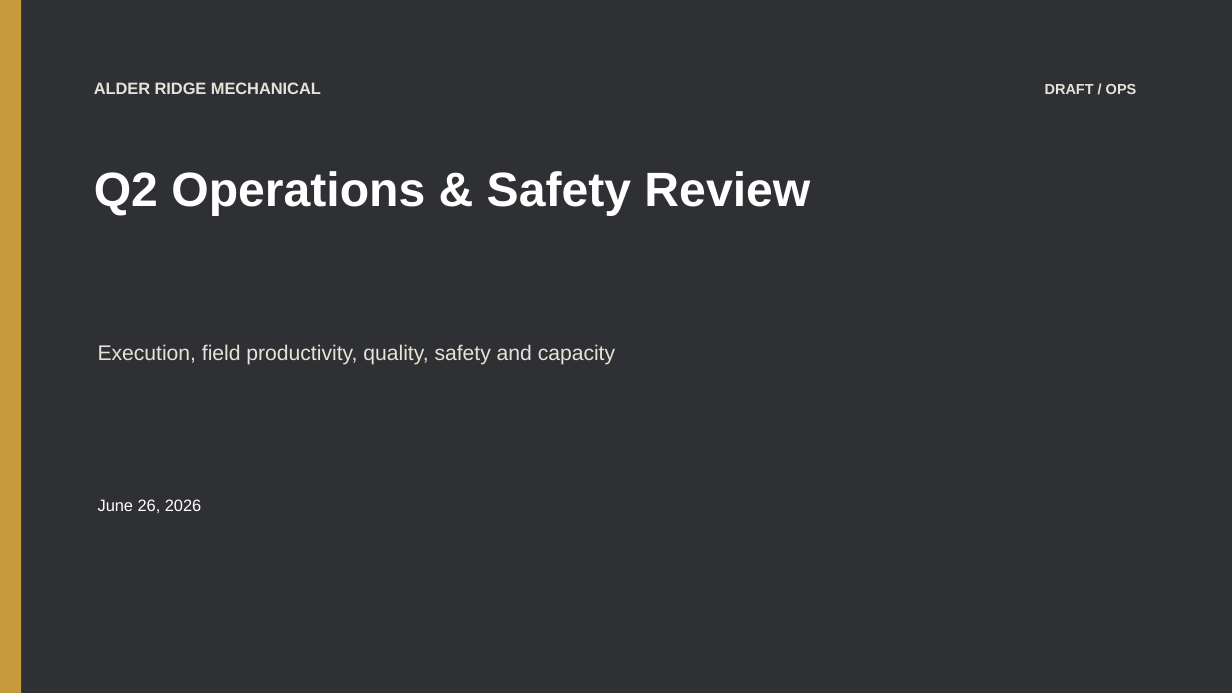
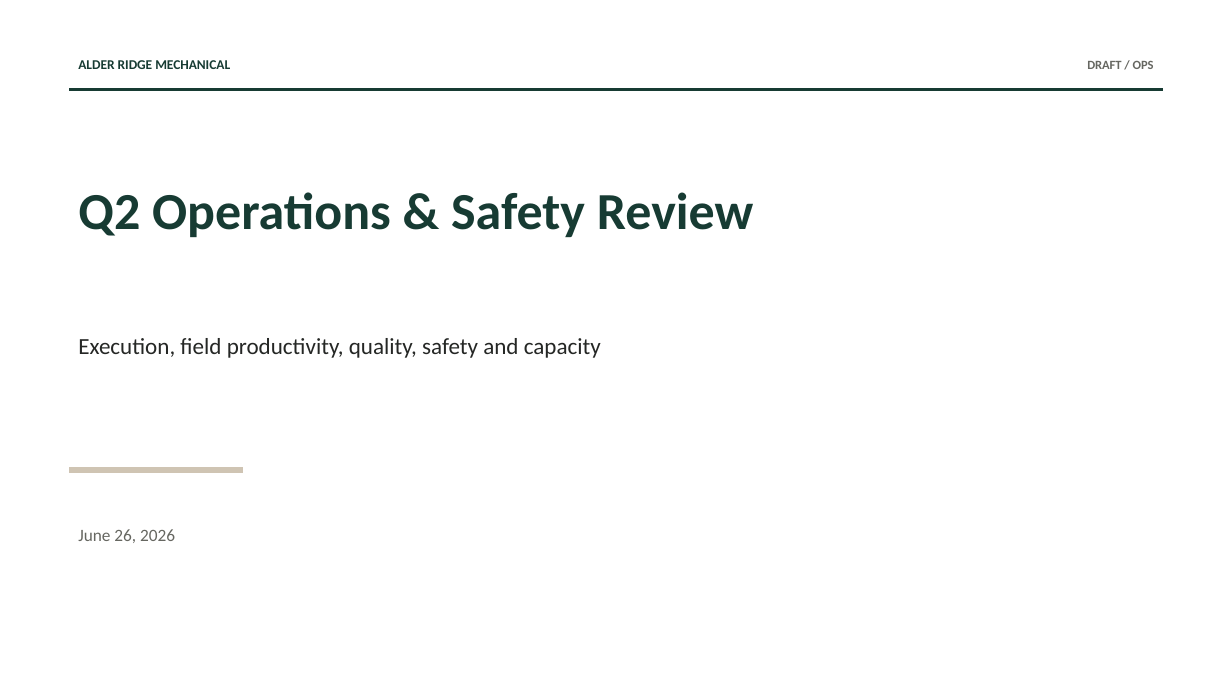
Before and after one commit to Sureform-YC-X25/alder-ridge-sample-tasks, a slide deck: slide 1 of environment/seed/sources/Shared/Operations/Quarterly Reviews/Q2 ops + safety review - 6.26 draft.pptx. Drawn at 1232x693 pixels with LibreOffice and Linux fonts; fonts in the diff are those of the drawing. Boxes give left, top, right and bottom in pixels: in the first picture for what was removed or moved away, otherwise in the second. Text is boxed around its words. In the diff, an @@ line names an element or a change of style, - is before the commit and + after.

```diff
--- a/environment/seed/sources/Shared/Operations/Quarterly Reviews/Q2 ops + safety review - 6.26 draft.pptx
+++ b/environment/seed/sources/Shared/Operations/Quarterly Reviews/Q2 ops + safety review - 6.26 draft.pptx
@@ background #2F3033 to #FFFFFF @@
@@ rectangle removed at [0, 0, 21, 693] @@
@@ text "ALDER RIDGE MECHANICAL": place and size @@
-text "ALDER RIDGE MECHANICAL" at [94, 82, 321, 94]
+text "ALDER RIDGE MECHANICAL" at [78, 60, 230, 69]
@@ text "ALDER RIDGE MECHANICAL" at [78, 60, 230, 69]: size 12.8 to 10.5 pt, font Arial to Calibri, text colour #E7E2D8 to #173B33 @@
@@ text "DRAFT / OPS": place and size @@
-text "DRAFT / OPS" at [1045, 84, 1137, 94]
+text "DRAFT / OPS" at [1087, 61, 1154, 69]
@@ text "DRAFT / OPS" at [1087, 61, 1154, 69]: size 11.2 to 9.8 pt, font Arial to Calibri, text colour #E7E2D8 to #666761 @@
@@ rectangle added at [69, 89, 1163, 91], fill #173B33, outline #173B33 0 pt @@
@@ text "Q2 Operations & Safety Review": place and size @@
-text "Q2 Operations & Safety Review" at [94, 171, 810, 216]
+text "Q2 Operations & Safety Review" at [78, 192, 754, 238]
@@ text "Q2 Operations & Safety Review" at [78, 192, 754, 238]: size 37.5 to 40.5 pt, font Arial to Calibri, text colour #FFFFFF to #173B33 @@
@@ text "Execution, field productivity, quality, safety ...": place and size @@
-text "Execution, field productivity, quality, safety ..." at [98, 344, 615, 365]
+text "Execution, field productivity, quality, safety ..." at [78, 338, 601, 358]
@@ text "Execution, field productivity, quality, safety ..." at [78, 338, 601, 358]: size 16.5 to 18 pt, font Arial to Calibri, text colour #E7E2D8 to #252725 @@
@@ rectangle added at [69, 468, 243, 472], fill #CFC4B3, outline #CFC4B3 0 pt @@
@@ text "June 26, 2026": place and size @@
-text "June 26, 2026" at [98, 499, 201, 513]
+text "June 26, 2026" at [78, 529, 175, 543]
@@ text "June 26, 2026" at [78, 529, 175, 543]: size 12.8 to 13.5 pt, font Arial to Calibri, text colour #FFFFFF to #666761 @@
```
Also in this commit, not shown: 6 other slides changed, 20 other files.
